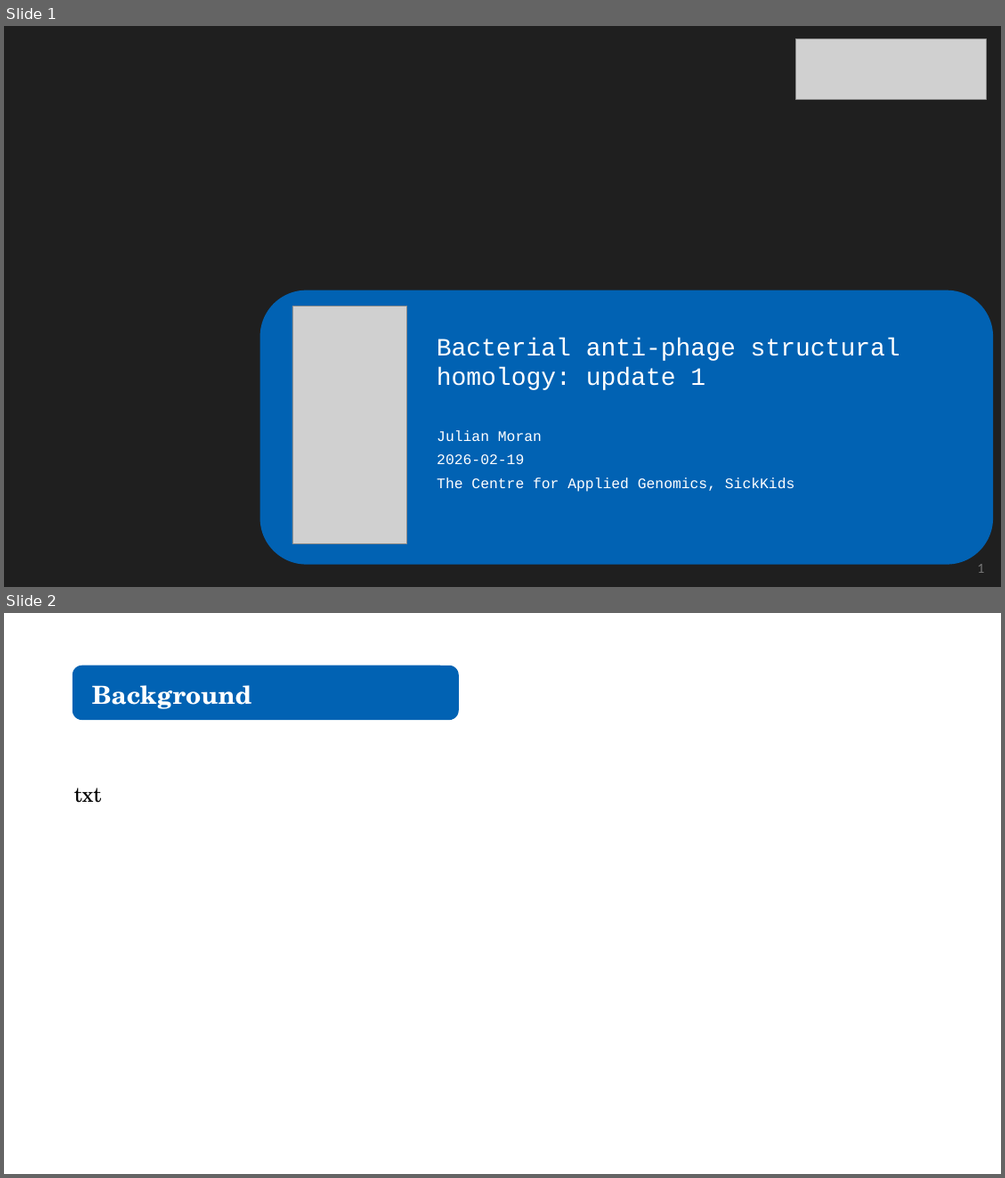
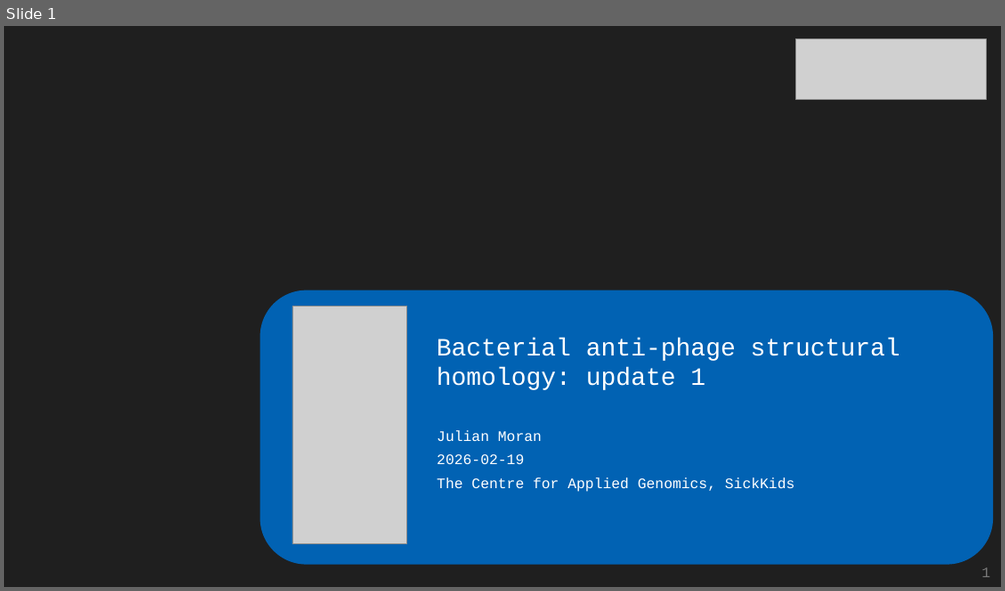
Before and after one commit to juliandeanmoran/BISSH, a slide deck: vis/reports/2026-02-18_projectUpdate_1.pptx. Shown one above the other, each under a label of ours: slides 1 and 2 before the commit, slide 1 after it. The pictures are 1005x1178 and 1005x591 pixels, drawn with LibreOffice and Linux fonts; fonts in the diff are those of the drawing; grey boxes stand for pictures; background and template pictures are left out. Boxes give left, top, right and bottom in pixels: in the first picture for what was removed or moved away, otherwise in the second. Text is boxed around its words. In the diff, an @@ line names an element or a change of style, - is before the commit and + after.

```diff
--- a/vis/reports/2026-02-18_projectUpdate_1.pptx
+++ b/vis/reports/2026-02-18_projectUpdate_1.pptx
@@ slide 2 removed at (4,613,1001,1174), background #FFFFFF @@
@@ rounded rectangle removed at (73,666,458,719) @@
@@ text removed at (92,685,251,709) @@
-Background
@@ text removed at (74,787,102,803) @@
-txt
@@ slide 1 changed as well @@
@@ page number at (981,567,990,577): size 12 to 14 pt, font Lato to Courier New @@
```
Also in this commit, not shown: 1 other slide changed, 3 slides added.
